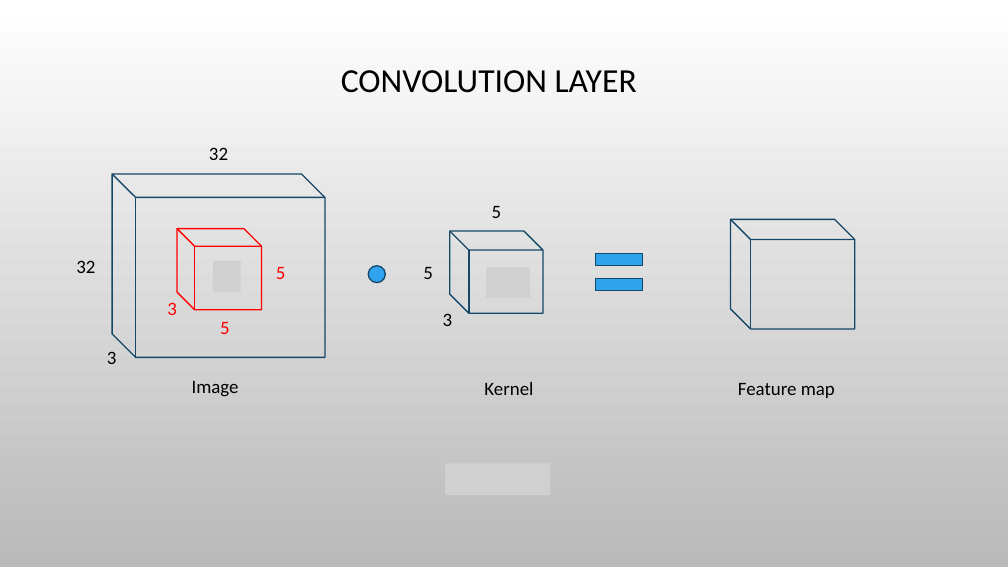
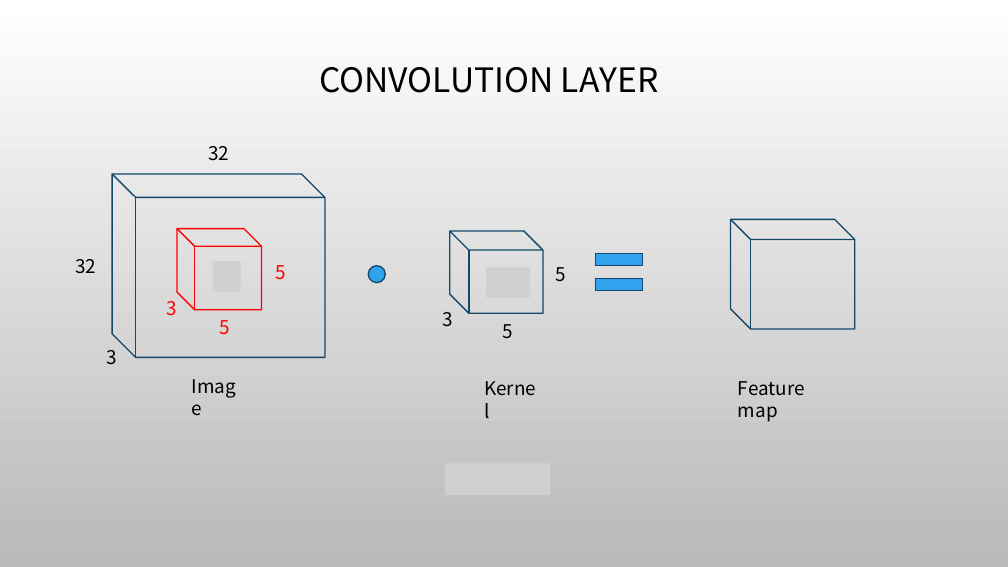
Before and after one commit to ha-taeyeong/University, a slide deck: slide 20 of tensor/발표자료.pptx. Drawn at 1008x567 pixels with LibreOffice and Linux fonts; fonts in the diff are those of the drawing; grey boxes stand for pictures; background and template pictures are left out. Boxes give left, top, right and bottom in pixels: in the first picture for what was removed or moved away, otherwise in the second. Text is boxed around its words. In the diff, an @@ line names an element or a change of style, - is before the commit and + after.

```diff
--- a/tensor/발표자료.pptx
+++ b/tensor/발표자료.pptx
@@ text "5": place and size @@
-text "5" at bbox=[492, 206, 502, 218]
+text "5" at bbox=[555, 267, 565, 282]
@@ font Calibri to Noto Sans CJK KR in 13 elements at bbox=[319, 67, 659, 93], bbox=[208, 146, 229, 161], bbox=[75, 259, 96, 274], bbox=[442, 312, 452, 327], bbox=[185, 371, 253, 401], bbox=[477, 373, 546, 403], bbox=[738, 381, 805, 422], bbox=[275, 265, 285, 280], bbox=[167, 301, 177, 316], bbox=[220, 320, 230, 335], bbox=[107, 350, 117, 365], bbox=[555, 267, 565, 282], bbox=[503, 324, 513, 339] @@
@@ text "5": place and size @@
-text "5" at bbox=[423, 267, 433, 279]
+text "5" at bbox=[503, 324, 513, 339]
```
Also in this commit, not shown: 21 other slides changed, 5 other files.
